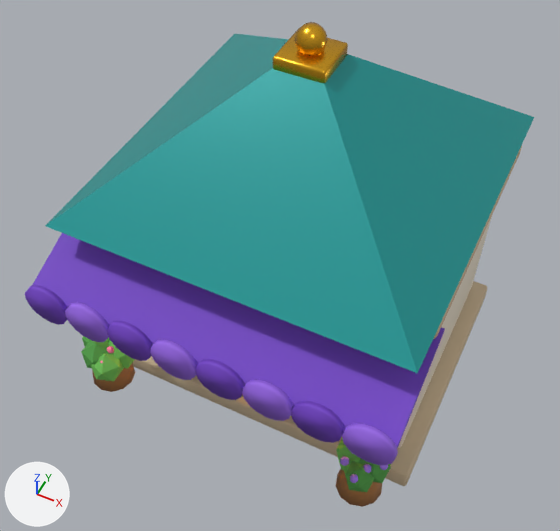
The glTF model godot/assets/models/magazin_4.glb as it was, and as the next commit left it.
Rendered twice from a 50 mm lens placed at (2.0, -4.44, 6.37), pointed at (0.02, -0.49, 1.42). The axes (+X, +Y, +Z) are drawn at lower left. The lights are the same throughout. The older version comes first. Where no turn or scale is listed for an object, it has been applied to the vertices. Vertices at exactly the same position are counted once.

The scene before the commit, as lines of its bpy script (objects in view):
```python
me_cube = bpy.data.meshes.new('Cube')
me_cube.from_pydata(...)  # 1618 vertices, 2968 faces; spans x -1.6..1.6, y -1.85..1.57, z 0.0..3.42
me_cube.materials.append(mat_soclu)  # beige #cdb898
me_cube.materials.append(mat_piatra)  # pale yellow #f1e6d2
me_cube.materials.append(mat_acoperisturcoaz)  # cyan #1f9e9c
me_cube.materials.append(mat_lemndeschis)  # brown #a8703a
me_cube.materials.append(mat_lumina)  # beige #ffe2a8, glowing orange #ffc070
me_cube.materials.append(mat_auriu)  # orange #f2b630
me_cube.materials.append(mat_fereastra)  # orange #ffd27a, glowing orange #ffa840
me_cube.materials.append(mat_violet)  # purple #7442c8
me_cube.materials.append(mat_violetdeschis)  # purple #9a68ea
me_cube.materials.append(mat_lemn)  # brown #7a4a2a
me_cube.materials.append(mat_lavanda)  # purple #a77cf0
me_cube.materials.append(mat_trandafir)  # pink #ff7fae
me_cube.materials.append(mat_frunzedeschise)  # green #6cbf55
me_cube.materials.append(mat_frunze)  # green #4f9e45
ob_mag_001 = bpy.data.objects.new('Mag.001', me_cube)
ob_mag_001.location = (0.0, 0.0, 0.0)
```
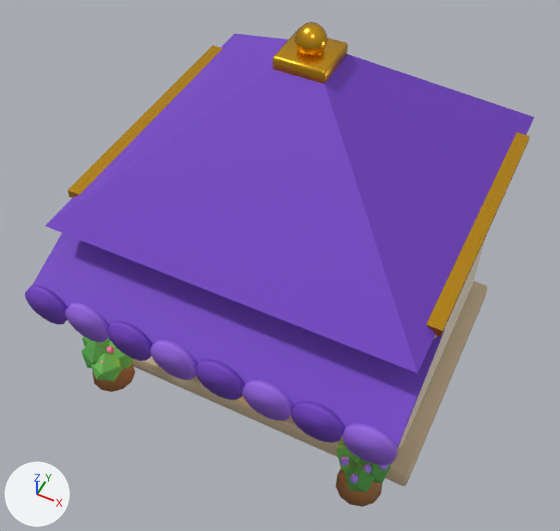
Where the change shows, as pixel boxes (x1, y1, x2, y2) in the pictures (560 x 531 px):
part 1 of me_cube, added: after (68, 45, 530, 337)
part 2 of me_cube, recoloured (cyan to purple): (45, 34, 534, 373) in both

The change, as a diff of the scene's bpy script:
```diff
--- a/godot/assets/models/magazin_4.glb.py
+++ b/godot/assets/models/magazin_4.glb.py
@@ me_cube @@
 # used by ob_mag_001; location = (0.0, 0.0, 0.0)
-me_cube.from_pydata(...)  # 1618 vertices, 2968 faces; spans x -1.6..1.6, y -1.85..1.57, z 0.0..3.42
+me_cube.from_pydata(...)  # 1626 vertices, 2980 faces; spans x -1.6..1.6, y -1.85..1.57, z 0.0..3.42
+# me_cube part 1: a new loose piece, a box spanning x -1.56..1.56, y -1.11..1.21, z 2.085..2.155, in mat_auriu (orange #f2b630)
+# me_cube part 2: 12 faces spanning x -1.52..1.52, y -1.47..1.57, z 2.1..3.14 switch from mat_acoperisturcoaz (cyan #1f9e9c) to mat_violet (purple #7442c8)
 me_cube.materials.append(mat_soclu)
```
